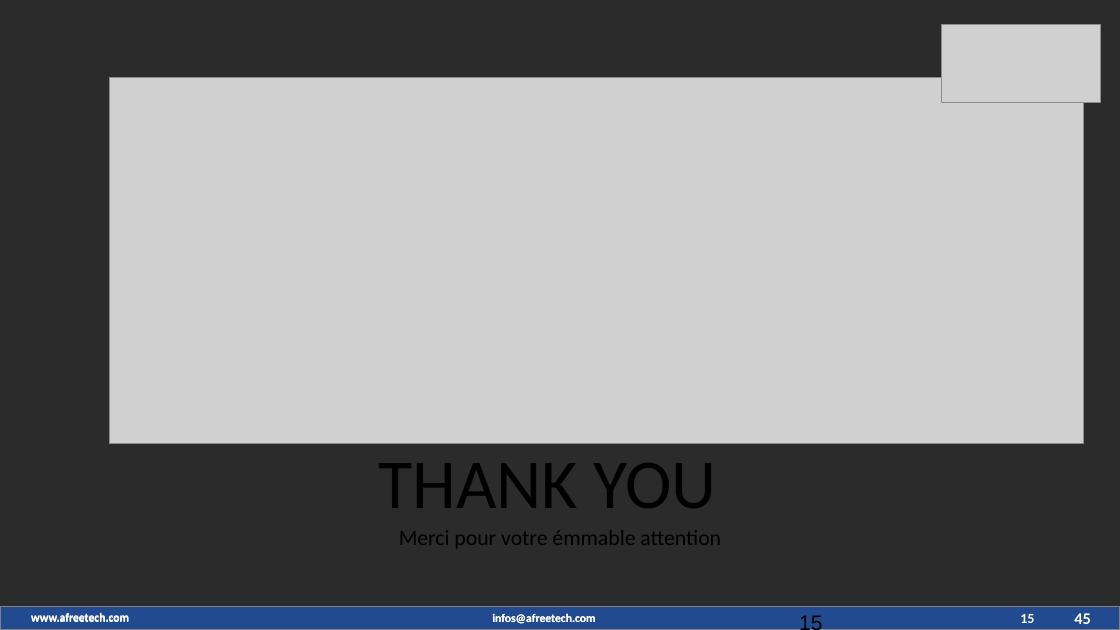
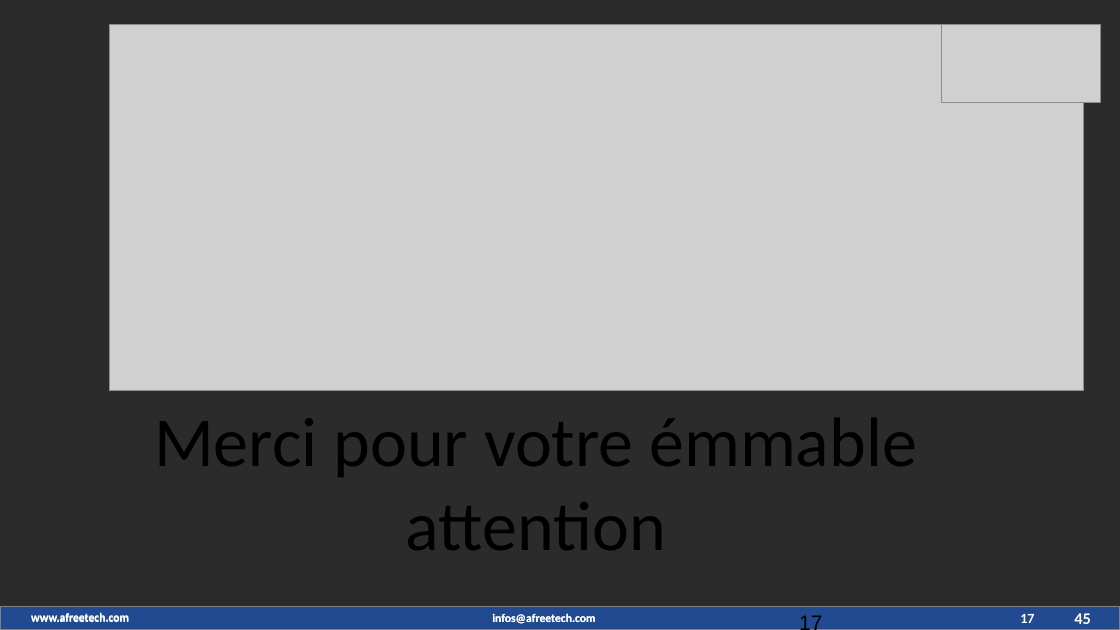
Before and after one commit to maximedorlin/maximedorlin, a slide deck: slide 17 of sprint boot.pptx (slide 15 before the commit). Drawn at 1120x630 pixels with LibreOffice and Linux fonts; fonts in the diff are those of the drawing; grey boxes stand for pictures; background and template pictures are left out; a plain dark background stands for a picture behind light text. Boxes give left, top, right and bottom in pixels: in the first picture for what was removed or moved away, otherwise in the second. Text is boxed around its words. In the diff, an @@ line names an element or a change of style, - is before the commit and + after.

```diff
--- a/sprint boot.pptx
+++ b/sprint boot.pptx
@@ picture moved from (x1=109, y1=77, x2=1084, y2=444) to (x1=109, y1=24, x2=1084, y2=391) @@
@@ text "Merci pour votre émmable attention" moved from (x1=399, y1=530, x2=721, y2=548) to (x1=154, y1=418, x2=917, y2=550) @@
@@ text "Merci pour votre émmable attention" at (x1=154, y1=418, x2=917, y2=550): size 18.7 to 60 pt @@
@@ text removed at (x1=378, y1=463, x2=717, y2=508) @@
-THANK YOU
@@ page number at (x1=791, y1=606, x2=1044, y2=630): text changed @@
-15
+17
@@ page number at (x1=1020, y1=614, x2=1034, y2=623): text changed @@
-15
+17
```
Also in this commit, not shown: 9 other slides changed, 3 slides added, 1 slide removed.
